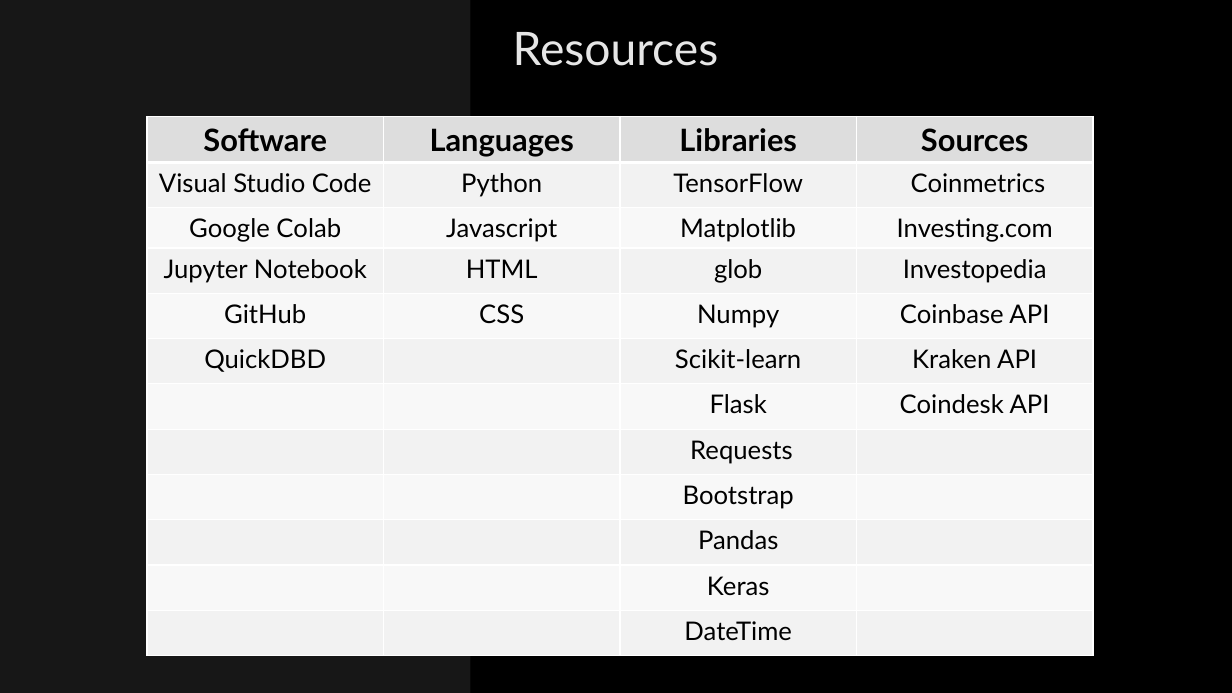
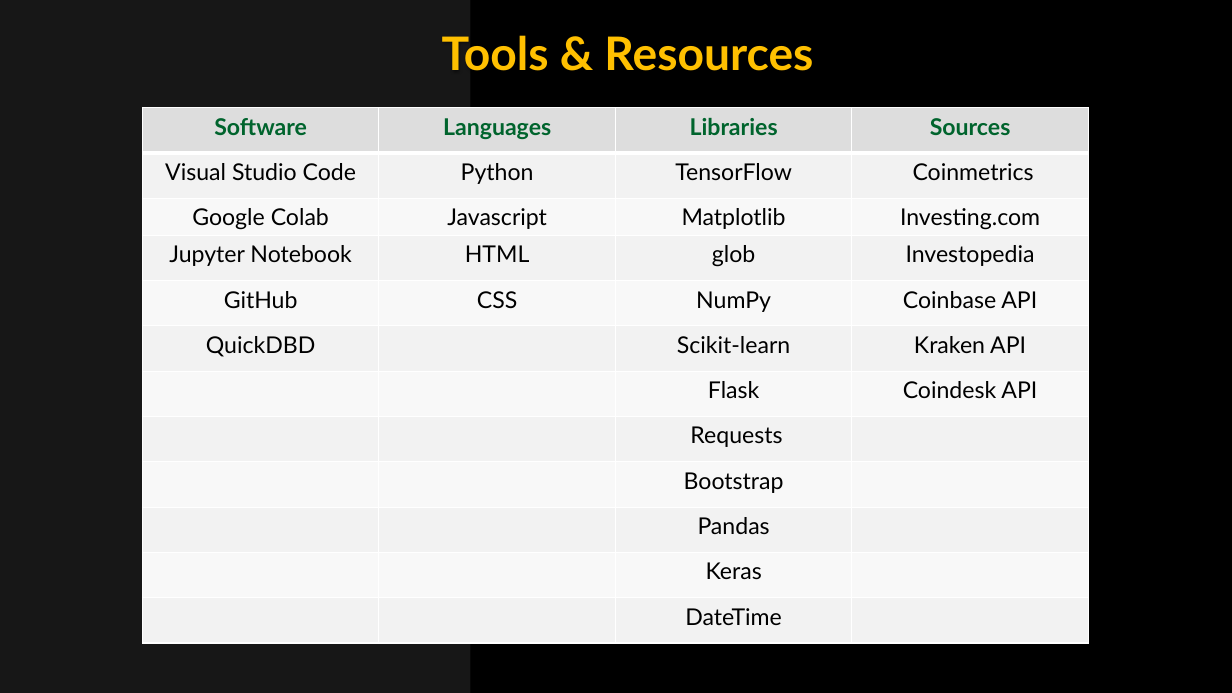
Before and after one commit to tylerfallon/The-Omniscient-Crypto-Oracle, a slide deck: slide 6 of The Omniscient Crypto Oracle.pptx. Drawn at 1232x693 pixels with LibreOffice and Linux fonts; fonts in the diff are those of the drawing; background and template pictures are left out. Boxes give left, top, right and bottom in pixels: in the first picture for what was removed or moved away, otherwise in the second. Text is boxed around its words. In the diff, an @@ line names an element or a change of style, - is before the commit and + after.

```diff
--- a/The Omniscient Crypto Oracle.pptx
+++ b/The Omniscient Crypto Oracle.pptx
@@ title at bbox=[442, 35, 813, 71]: text changed; text colour #E6E6E6 to #FFC000; bold on @@
-Resources
+Tools & Resources
@@ table at bbox=[142, 108, 1089, 643] @@
-row 5, column 3: Numpy
+row 5, column 3: NumPy
@@ size 24 to 18 pt, text colour #000000 to #00642D in "Software", "Languages", "Libraries", "Sources" @@
@@ size 20 to 18 pt in "Visual Studio Code", "Python", "TensorFlow", "Coinmetrics" and 21 more places @@
@@ table: place and size @@
-table at bbox=[147, 116, 1093, 656]
+table at bbox=[142, 108, 1089, 643]
```
Also in this commit, not shown: 12 other slides changed.
